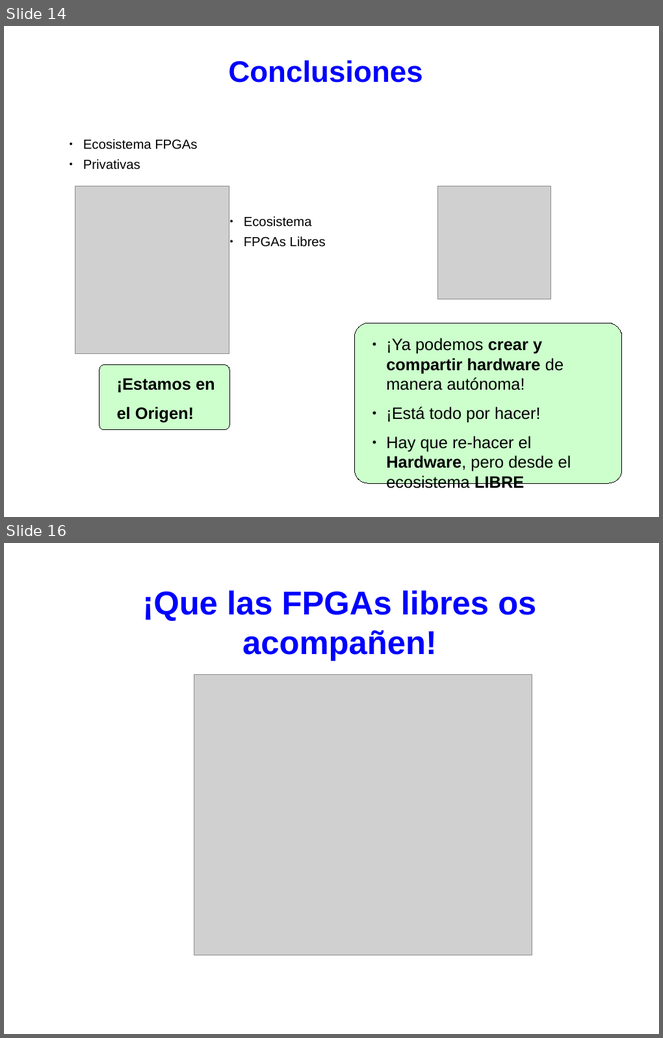
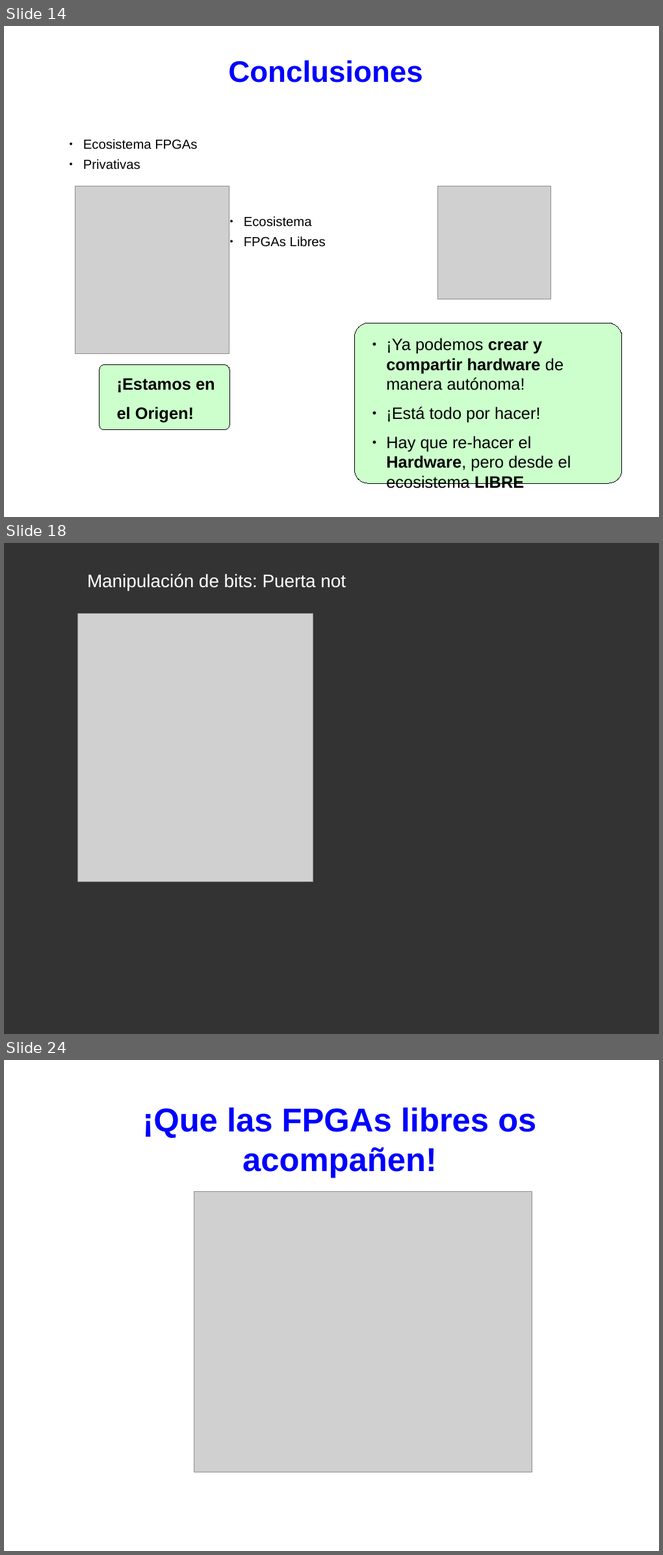
Before and after one commit to Obijuan/myslides, a slide deck: 2021-09-11-FPGAs-Libres-Jornadas-Hw-Libre-Brasi/2021-09-11-FPGAs-libres-Brasil.odp. Shown one above the other, each under a label of ours: slides 14 and 16 before the commit, slides 14, 18 and 24 after it; the slides between them are not shown. The pictures are 663x1038 and 663x1555 pixels, drawn with LibreOffice and Linux fonts; fonts in the diff are those of the drawing; grey boxes stand for pictures. Boxes give left, top, right and bottom in pixels: in the first picture for what was removed or moved away, otherwise in the second. Text is boxed around its words. In the diff, an @@ line names an element or a change of style, - is before the commit and + after.

```diff
--- a/2021-09-11-FPGAs-Libres-Jornadas-Hw-Libre-Brasi/2021-09-11-FPGAs-libres-Brasil.odp
+++ b/2021-09-11-FPGAs-Libres-Jornadas-Hw-Libre-Brasi/2021-09-11-FPGAs-libres-Brasil.odp
@@ slide 18 added at <box>4,543,659,1034</box>, background #333333 @@
@@ text added at <box>87,574,346,591</box>, 22 pt, text #FFFFFF @@
+Manipulación de bits: Puerta not
@@ picture added at <box>77,614,313,882</box> @@
@@ what was slide 16 is now slide 24 @@
```
Also in this commit, not shown: 3 slides changed, 8 other slides added, 1 other file.
